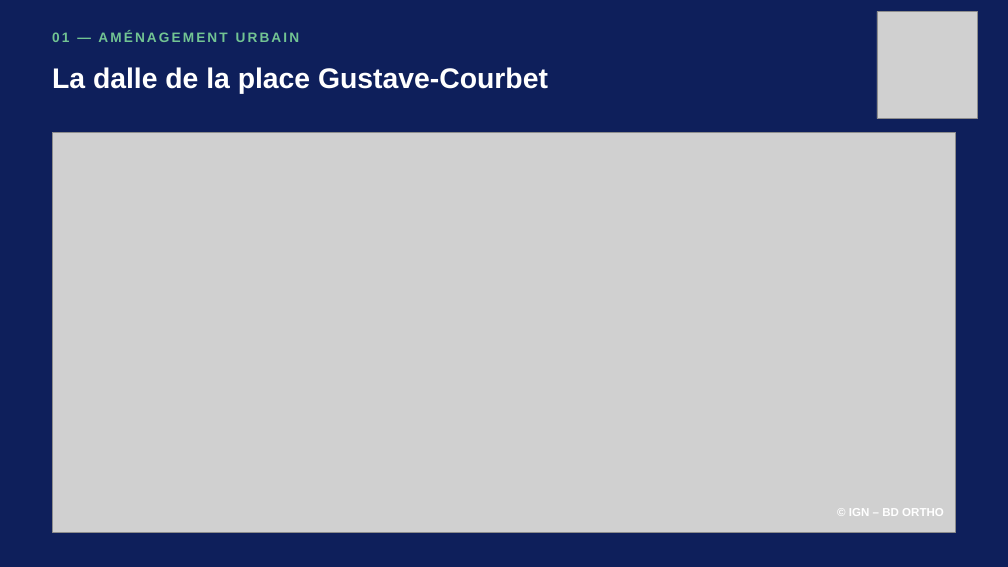
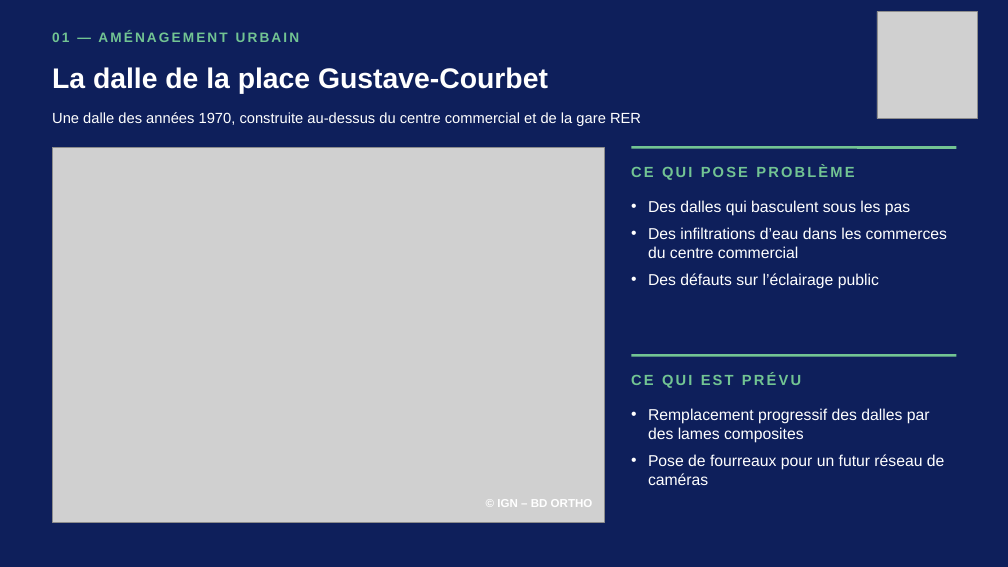
Before and after one commit to benjaminboussemart74-design/Operation_robespierre, a slide deck: slide 1 of reunion_varenne_2026-10-08/Dalle_Gustave_Courbet.pptx. Drawn at 1008x567 pixels with LibreOffice and Linux fonts; fonts in the diff are those of the drawing; grey boxes stand for pictures. Boxes give left, top, right and bottom in pixels: in the first picture for what was removed or moved away, otherwise in the second. Text is boxed around its words. In the diff, an @@ line names an element or a change of style, - is before the commit and + after.

```diff
--- a/reunion_varenne_2026-10-08/Dalle_Gustave_Courbet.pptx
+++ b/reunion_varenne_2026-10-08/Dalle_Gustave_Courbet.pptx
@@ text added at <box>52,112,641,126</box>, 14 pt, text #FFFFFF @@
+Une dalle des années 1970, construite au-dessus du centre commercial et de la gare RER
@@ picture: place and size @@
-picture at <box>52,132,956,532</box>
+picture at <box>52,147,604,523</box>
@@ line added from (631, 147) to (957, 147), #72C493 2.5 pt @@
@@ text added at <box>631,167,854,180</box>, 14 pt, text #72C493, bold @@
+CE QUI POSE PROBLÈME
@@ text added at <box>648,200,947,289</box>, 15 pt, text #FFFFFF @@
+• Des dalles qui basculent sous les pas
+• Des infiltrations d’eau dans les commerces du centre commercial
+• Des défauts sur l’éclairage public
@@ line added from (631, 355) to (957, 355), #72C493 2.5 pt @@
@@ text added at <box>631,373,801,388</box>, 14 pt, text #72C493, bold @@
+CE QUI EST PRÉVU
@@ text added at <box>648,408,945,485</box>, 15 pt, text #FFFFFF @@
+• Remplacement progressif des dalles par des lames composites
+• Pose de fourreaux pour un futur réseau de caméras
@@ text "© IGN – BD ORTHO": place and size @@
-text "© IGN – BD ORTHO" at <box>849,506,944,519</box>
+text "© IGN – BD ORTHO" at <box>497,497,593,510</box>
```
Also in this commit, not shown: 1 slide added, 1 other file.
